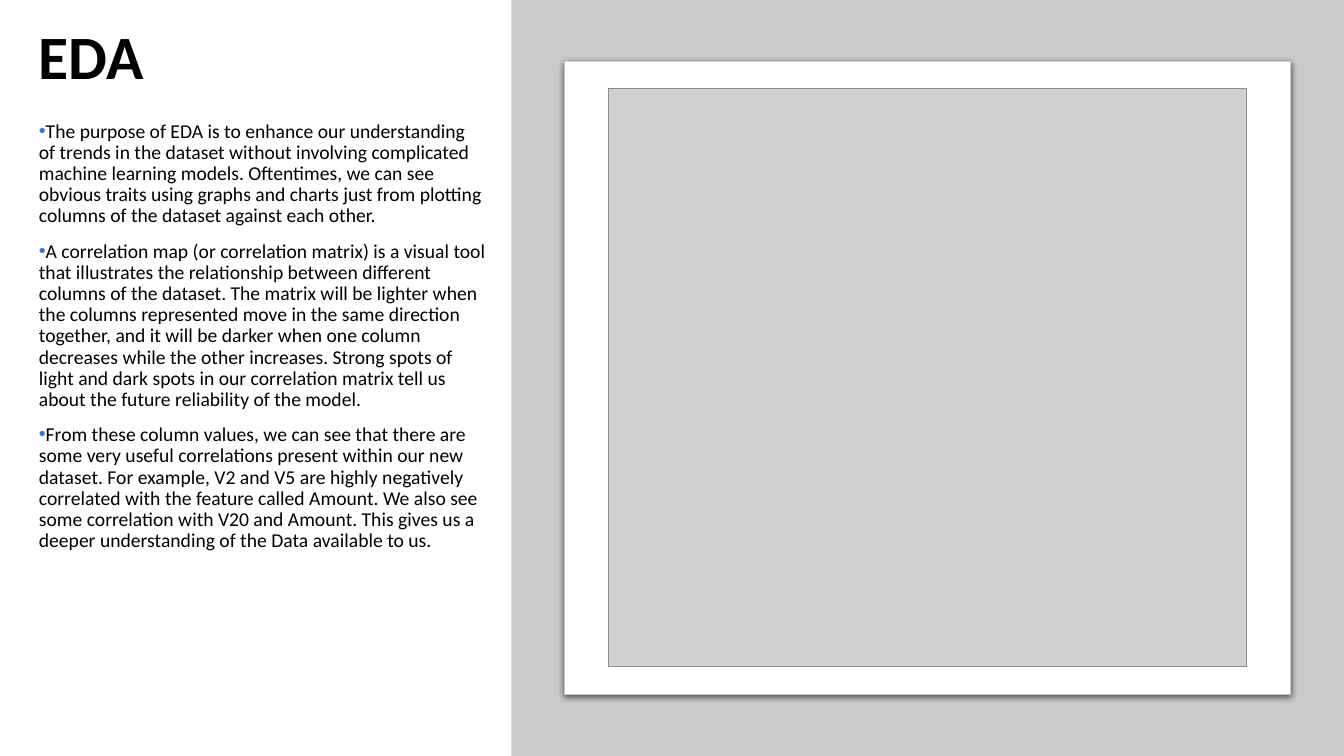
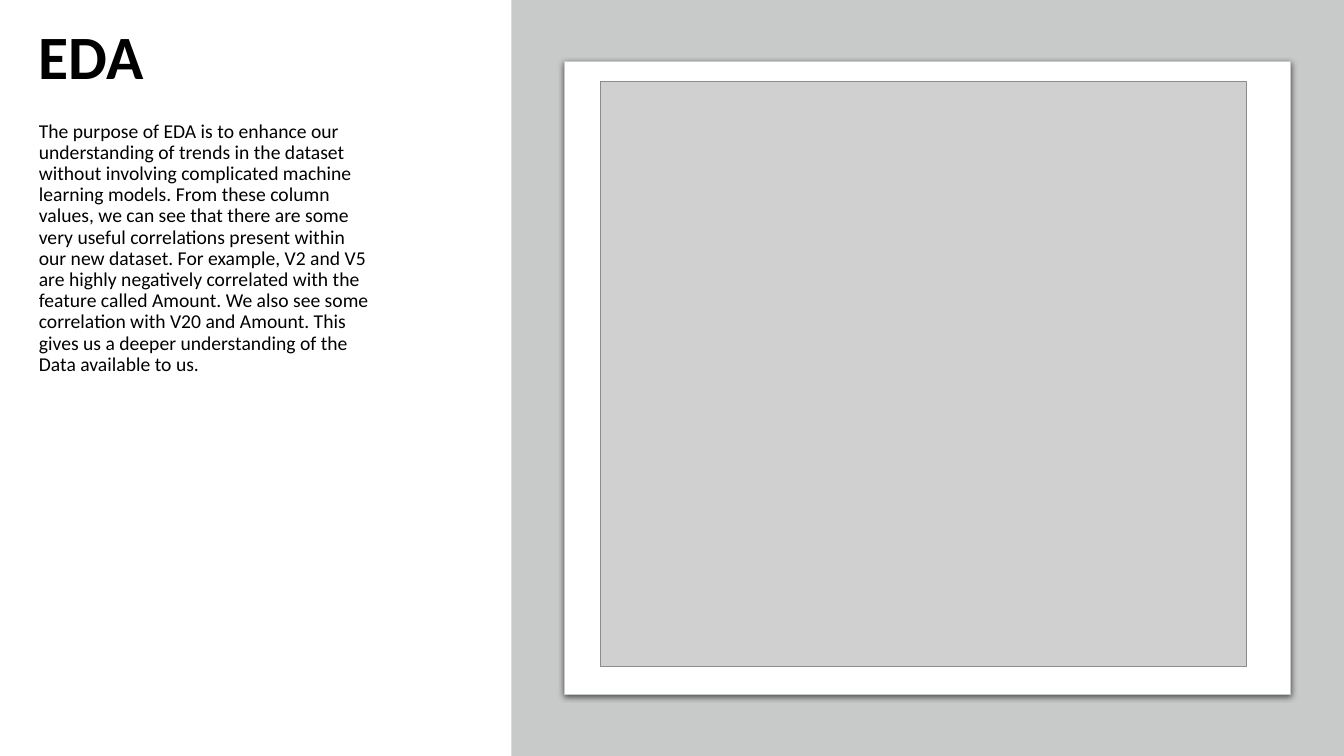
Before and after one commit to Nastaranra/Springboard_Project, a slide deck: slide 5 of Unit 20/Final_Presentation_Credit_card_Fraud_Detection.pptx. Drawn at 1344x756 pixels with LibreOffice and Linux fonts; fonts in the diff are those of the drawing; grey boxes stand for pictures. Boxes give left, top, right and bottom in pixels: in the first picture for what was removed or moved away, otherwise in the second. Text is boxed around its words. In the diff, an @@ line names an element or a change of style, - is before the commit and + after.

```diff
--- a/Unit 20/Final_Presentation_Credit_card_Fraud_Detection.pptx
+++ b/Unit 20/Final_Presentation_Credit_card_Fraud_Detection.pptx
@@ picture: place and size @@
-picture at <box>609,89,1247,666</box>
+picture at <box>601,82,1247,666</box>
@@ text at <box>39,124,368,371</box>: text changed @@
-• The purpose of EDA is to enhance our understanding of trends in the dataset without involving complicated machine learning models. Oftentimes, we can see obvious traits using graphs and charts just from plotting columns of the dataset against each other.
-• A correlation map (or correlation matrix) is a visual tool that illustrates the relationship between different columns of the dataset. The matrix will be lighter when the columns represented move in the same direction together, and it will be darker when one column decreases while the other increases. Strong spots of light and dark spots in our correlation matrix tell us about the future reliability of the model.
-• From these column values, we can see that there are some very useful correlations present within our new dataset. For example, V2 and V5 are highly negatively correlated with the feature called Amount. We also see some correlation with V20 and Amount. This gives us a deeper understanding of the Data available to us.
+The purpose of EDA is to enhance our understanding of trends in the dataset without involving complicated machine learning models. From these column values, we can see that there are some very useful correlations present within our new dataset. For example, V2 and V5 are highly negatively correlated with the feature called Amount. We also see some correlation with V20 and Amount. This gives us a deeper understanding of the Data available to us.
```
Also in this commit, not shown: 7 other slides changed, 3 slides removed.
